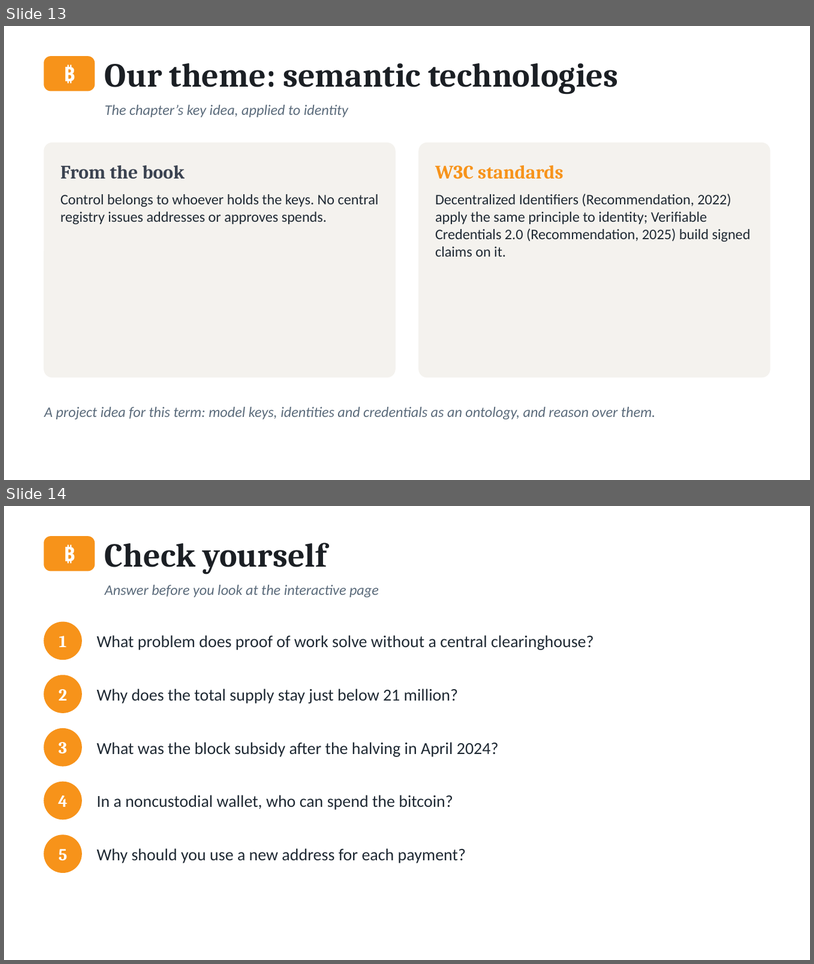
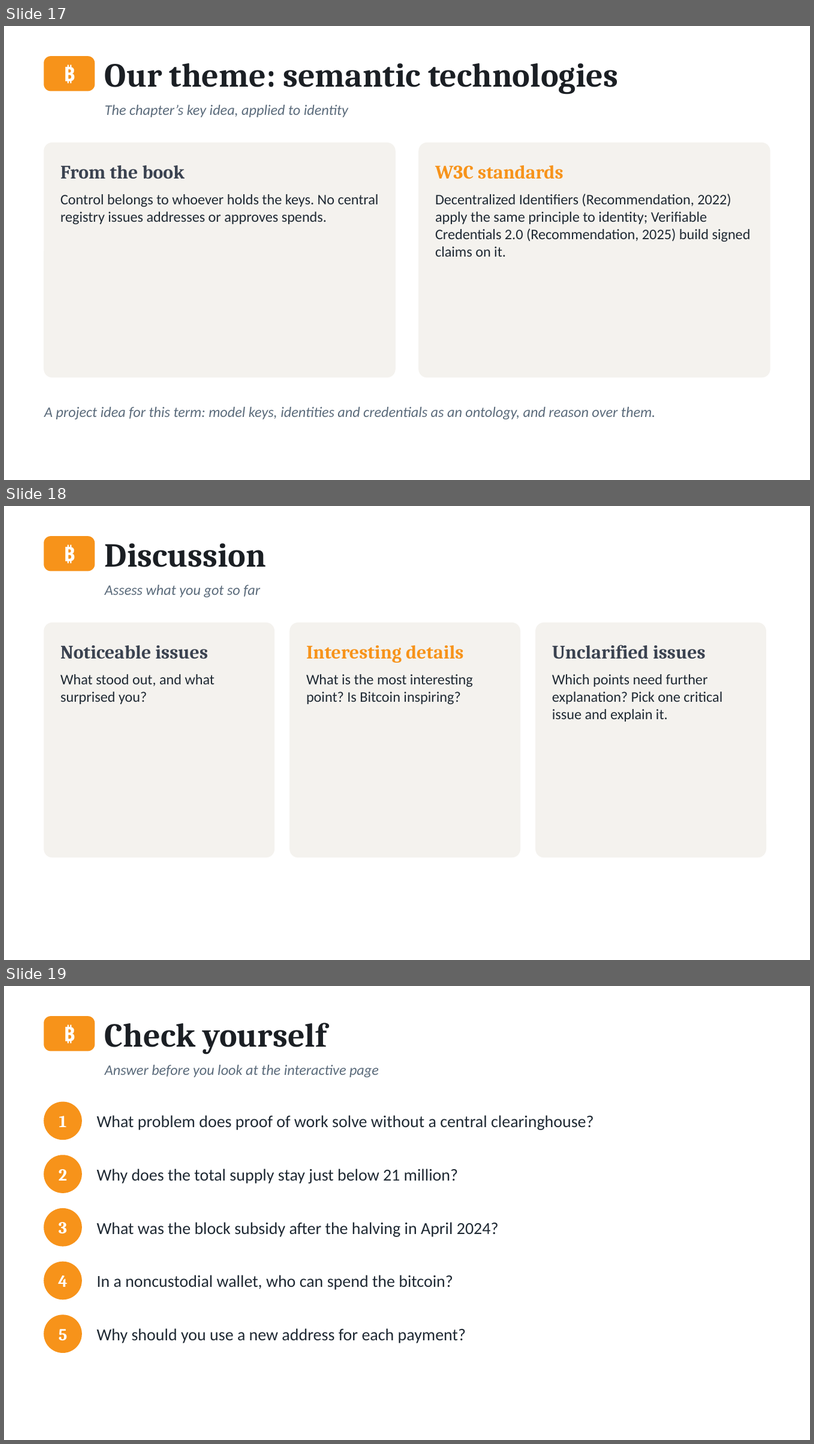
Before and after one commit to altunelyusuf/SEN0401, a slide deck: 03-materials/ch01/SEN0401_Ch01_Introduction_3e.pptx. Shown one above the other, each under a label of ours: slides 13 and 14 before the commit, slides 17, 18 and 19 after it. The pictures are 814x964 and 814x1444 pixels, drawn with LibreOffice and Linux fonts; fonts in the diff are those of the drawing. Boxes give left, top, right and bottom in pixels: in the first picture for what was removed or moved away, otherwise in the second. Text is boxed around its words. In the diff, an @@ line names an element or a change of style, - is before the commit and + after.

```diff
--- a/03-materials/ch01/SEN0401_Ch01_Introduction_3e.pptx
+++ b/03-materials/ch01/SEN0401_Ch01_Introduction_3e.pptx
@@ slide 18 added at box(4, 506, 810, 960), background #FFFFFF @@
@@ rounded rectangle added at box(44, 537, 95, 571), fill #F7931A, outline #F7931A 1 pt @@
@@ text added at box(44, 537, 95, 571), 18 pt, text #FFFFFF, bold @@
+₿
@@ text added at box(105, 543, 266, 567), 30 pt, text #1B1F24, bold @@
+Discussion
@@ text added at box(105, 585, 260, 597), 13 pt, text #5B6B7B, italic @@
+Assess what you got so far
@@ rounded rectangle added at box(44, 623, 274, 857), fill #F4F2EE, outline #F4F2EE 1 pt @@
@@ rounded rectangle added at box(290, 623, 520, 857), fill #F4F2EE, outline #F4F2EE 1 pt @@
@@ rounded rectangle added at box(536, 623, 766, 857), fill #F4F2EE, outline #F4F2EE 1 pt @@
@@ text added at box(60, 645, 208, 659), 17 pt, text #3A4250, bold @@
+Noticeable issues
@@ text added at box(306, 645, 464, 663), 17 pt, text #F7931A, bold @@
+Interesting details
@@ text added at box(552, 645, 706, 659), 17 pt, text #3A4250, bold @@
+Unclarified issues
@@ text added at box(60, 674, 215, 704), 13 pt, text #1F2933 @@
+What stood out, and what surprised you?
@@ text added at box(306, 674, 473, 704), 13 pt, text #1F2933 @@
+What is the most interesting point? Is Bitcoin inspiring?
@@ text added at box(552, 674, 723, 721), 13 pt, text #1F2933 @@
+Which points need further explanation? Pick one critical issue and explain it.
@@ what was slide 13 is now slide 17 @@
@@ what was slide 14 is now slide 19 @@
```
Also in this commit, not shown: 2 slides changed, 4 other slides added, 31 other files.
